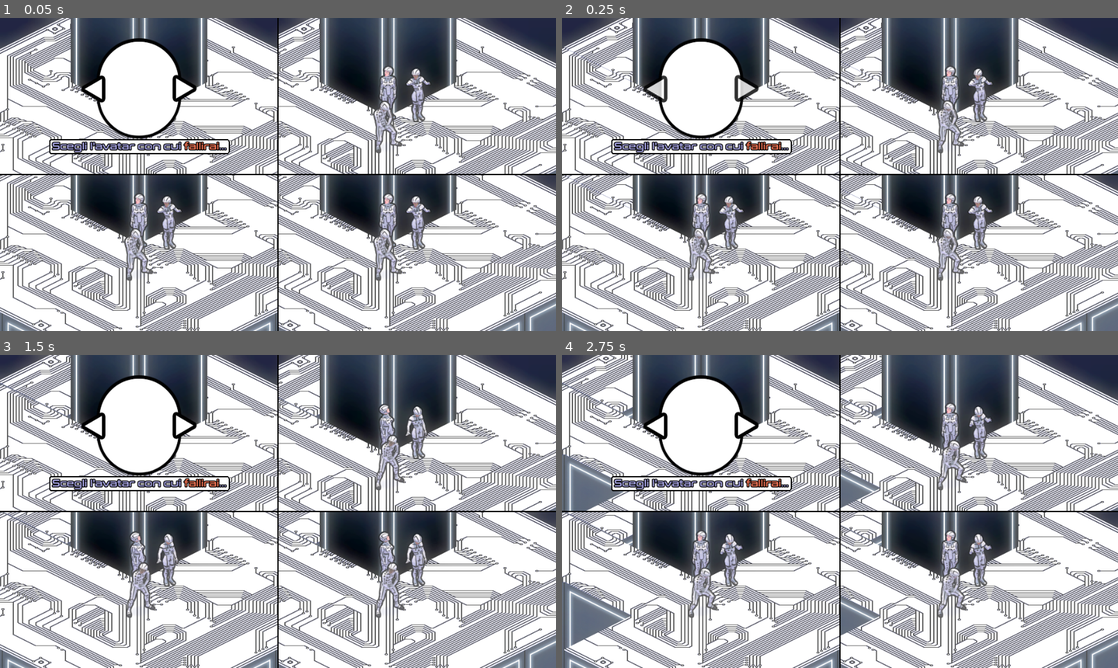
Above: before the commit, frames 1-4 (two rows, left to right).
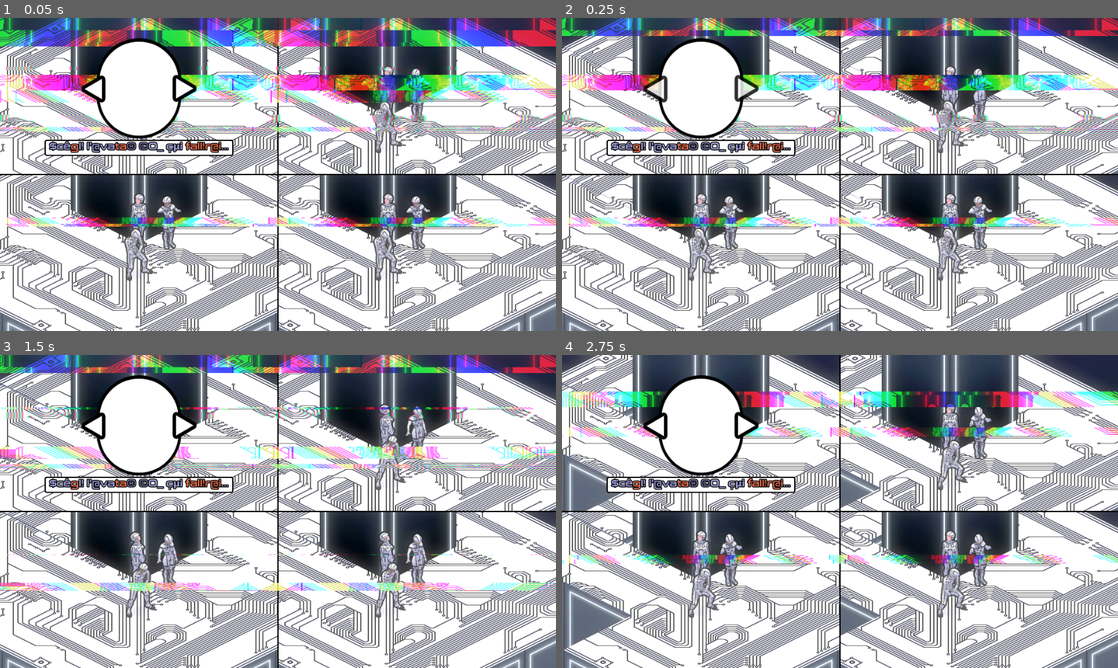
Above: after the commit, the same moments.

Repository: DomestiqueBaston/ERRORE_404_SPRINT_NON_TROVATO
Game: Godot game, scene res://SCENE_AND_SCRIPT/TMP/Test_Split_Screen.tscn
Two runs of this game, one before a commit and one after it. Both use one fixed random seed, a clock stepped at 60 frames per second and the inputs below. The project has no main scene, so this scene is started directly.
Inputs:
- Up to frame 1 (0.05 s): no input
- Up to frame 2 (0.25 s): no input
- Up to frame 3 (1.5 s): hold Right (ui_right) 0.53-1.28 s; hold Down (ui_down) from 1.28 s (still down)
- Up to frame 4 (2.75 s): release Down (ui_down) at 2.03 s; hold Right (ui_right) from 2.03 s (still down)

The runs differ from the first frame. In frame 1, 18% of the frame differs, in the area x 0-100%, y 0-67%; in frame 2, 13%; in frame 3, 12%; in frame 4, 8.3%.

Commit message:
Tweaks...

Diff:
--- a/SCENE_AND_SCRIPT/Portraits.tscn
+++ b/SCENE_AND_SCRIPT/Portraits.tscn
@@ -17,10 +17,10 @@
 shader_parameter/shake_block_size = 15.0
 shader_parameter/shake_color_rate = 0.002000000095
 
-[sub_resource type="StyleBoxFlat" id="StyleBoxFlat_8cymr"]
+[sub_resource type="StyleBoxFlat" id="StyleBoxFlat_q0tq6"]
 content_margin_left = 3.0
-content_margin_top = 3.0
-content_margin_bottom = 3.0
+content_margin_top = 1.0
+content_margin_bottom = 4.0
 bg_color = Color(1, 1, 1, 1)
 border_width_left = 2
 border_width_top = 2
@@ -516,25 +516,26 @@
 offset_bottom = 135.0
 metadata/_edit_lock_ = true
 
-[node name="Message" type="RichTextLabel" parent="Announce" unique_id=715278946]
+[node name="Message" type="RichTextLabel" parent="Announce" unique_id=519191263]
 layout_mode = 1
 anchors_preset = 8
 anchor_left = 0.5
 anchor_top = 0.5
 anchor_right = 0.5
 anchor_bottom = 0.5
-offset_left = -155.5
-offset_top = 74.5
-offset_right = 156.0
-offset_bottom = 99.5
+offset_left = -163.0
+offset_top = 75.0
+offset_right = 163.0
+offset_bottom = 103.0
 grow_horizontal = 2
 grow_vertical = 2
+theme_override_colors/default_color = Color(0.6431373, 0.63529414, 0.8745098, 1)
 theme_override_constants/outline_size = 6
 theme_override_fonts/normal_font = ExtResource("4_dpf0i")
 theme_override_font_sizes/normal_font_size = 16
-theme_override_styles/normal = SubResource("StyleBoxFlat_8cymr")
+theme_override_styles/normal = SubResource("StyleBoxFlat_q0tq6")
 bbcode_enabled = true
-text = "[color=#a4a2df]Scegli l'avatar con cui [color=#ed7252]fallirai[/color]...[/color]"
+text = "$cê[color=#ed7252]g[/color]l! l'@va[color=#ed7252]ta[/color]® ©O_ çµi [color=#ed7252]fall!r@i[/color]..."
 fit_content = true
 horizontal_alignment = 1
 vertical_alignment = 1
--- a/SCENE_AND_SCRIPT/Settings.tscn
+++ b/SCENE_AND_SCRIPT/Settings.tscn
@@ -14,6 +14,7 @@
 [ext_resource type="AudioStream" uid="uid://cktcpy2nxvdj8" path="res://SOUND/FX/Crackling_Noise_K.ogg" id="13_1skkq"]
 [ext_resource type="Script" uid="uid://dd6brr6ksot15" path="res://SCENE_AND_SCRIPT/Title_Alert.gd" id="13_wgd1c"]
 [ext_resource type="AudioStream" uid="uid://bvu0qgcdq4x2w" path="res://SOUND/FX/Short_Beep_High.ogg" id="14_sobyg"]
+[ext_resource type="PackedScene" path="res://SCENE_AND_SCRIPT/Music.tscn" id="15_sobyg"]
 
 [sub_resource type="Environment" id="Environment_wgd1c"]
 background_mode = 3
@@ -205,7 +206,7 @@
 tracks/0/interp = 1
 tracks/0/loop_wrap = true
 tracks/0/keys = {
-"times": PackedFloat32Array(0, 0.2, 0.8333333, 1),
+"times": PackedFloat32Array(0, 0.23333333, 0.8333333, 1),
 "transitions": PackedFloat32Array(1, 1, 1, 1),
 "update": 0,
 "values": [Color(1, 1, 1, 1), Color(1, 1, 1, 1), Color(1, 1, 1, 0), Color(1, 1, 1, 0)]
@@ -257,8 +258,8 @@
 offset_top = -66.0
 offset_right = 921.0
 offset_bottom = -17.0
-text = "Il faudra penser à connecter les curseurs aussi aux manettes. Haut et bas pour passer d'un curseur à l'autre et droite et
-gauche pour changer les valeurs."
+text = "Il faudra penser à \"connecter\" les curseurs aussi aux manettes.
+Haut et bas pour passer d'un curseur à l'autre et droite et gauche pour changer les valeurs."
 metadata/_edit_lock_ = true
 
 [node name="Impostazioni" type="Control" parent="." unique_id=1157028759]
@@ -1017,7 +1018,6 @@
 offset_right = 960.0
 offset_bottom = 540.0
 script = ExtResource("13_wgd1c")
-blink_timeout = 1.0
 metadata/_edit_lock_ = true
 
 [node name="Info_Settings" type="RichTextLabel" parent="Info_Overlay" unique_id=1219377438]
@@ -1042,7 +1042,8 @@
 theme_override_font_sizes/normal_font_size = 16
 theme_override_styles/normal = SubResource("StyleBoxFlat_e6nj5")
 bbcode_enabled = true
-text = "[color=#70cb10]A[/color] per [color=#70cb10]rimpianto[/color], [color=#cb5030]B[/color] per [color=#cb5030]cancellare[/color]…"
+text = "[color=#70cb10]A[/color] p€r [color=#70cb10]Sprint//Avvio[/color][…][color=#70cb10]Pronto[/color]?
+[color=#cb5030]B[/color] pe® [color=#cb5030]CaN©êlL@r€[/color]…"
 fit_content = true
 horizontal_alignment = 1
 vertical_alignment = 1
@@ -1055,3 +1056,7 @@
 volume_db = -15.0
 autoplay = true
 bus = &"FX_WET"
+
+[node name="Music" parent="." unique_id=524227096 instance=ExtResource("15_sobyg")]
+
+[editable path="Music"]
--- a/SCENE_AND_SCRIPT/TMP/Test_Split_Screen.tscn
+++ b/SCENE_AND_SCRIPT/TMP/Test_Split_Screen.tscn
@@ -1062,7 +1062,6 @@
 
 [node name="Death" type="Control" parent="Frames/Bugs_01" unique_id=869063107]
 visible = false
-modulate = Color(1, 1, 1, 0.26872498)
 anchors_preset = 0
 offset_right = 480.0
 offset_bottom = 270.0
@@ -1075,22 +1074,22 @@
 anchor_top = 0.5
 anchor_right = 0.5
 anchor_bottom = 0.5
-offset_left = -155.5
+offset_left = -163.5
 offset_top = -15.0
-offset_right = 155.5
-offset_bottom = 15.0
-grow_horizontal = 2
-grow_vertical = 2
+offset_right = 165.0
+offset_bottom = 11.0
+grow_horizontal = 2
+grow_vertical = 2
+theme_override_colors/default_color = Color(0.6431373, 0.63529414, 0.8745098, 1)
 theme_override_constants/outline_size = 6
 theme_override_fonts/normal_font = ExtResource("31_nkbw3")
 theme_override_font_sizes/normal_font_size = 16
 theme_override_styles/normal = SubResource("StyleBoxFlat_nkbw3")
 bbcode_enabled = true
-text = "[color=#a4a2df]Fine di linea:[/color] [color=#ed7252]utente eliminato![/color]"
+text = "F!n[color=#ed7252]e[/color] di line@: [color=#ed7252]u7ènt[/color]e 3L[color=#ed7252]im!natø[/color]!"
 fit_content = true
 horizontal_alignment = 1
 vertical_alignment = 1
-metadata/_edit_lock_ = true
 
 [node name="Bugs_02" type="Control" parent="Frames" unique_id=592369790]
 custom_minimum_size = Vector2(480, 270)
@@ -1156,35 +1155,34 @@
 
 [node name="Death" type="Control" parent="Frames/Bugs_02" unique_id=692485606]
 visible = false
-modulate = Color(1, 1, 1, 0.26872498)
 anchors_preset = 0
 offset_right = 480.0
 offset_bottom = 270.0
 metadata/_edit_lock_ = true
 
-[node name="Message" type="RichTextLabel" parent="Frames/Bugs_02/Death" unique_id=1654844519]
+[node name="Message" type="RichTextLabel" parent="Frames/Bugs_02/Death" unique_id=56449001]
 layout_mode = 1
 anchors_preset = 8
 anchor_left = 0.5
 anchor_top = 0.5
 anchor_right = 0.5
 anchor_bottom = 0.5
-offset_left = -155.5
+offset_left = -163.5
 offset_top = -15.0
-offset_right = 155.5
-offset_bottom = 15.0
-grow_horizontal = 2
-grow_vertical = 2
+offset_right = 165.0
+offset_bottom = 11.0
+grow_horizontal = 2
+grow_vertical = 2
+theme_override_colors/default_color = Color(0.6431373, 0.63529414, 0.8745098, 1)
 theme_override_constants/outline_size = 6
 theme_override_fonts/normal_font = ExtResource("31_nkbw3")
 theme_override_font_sizes/normal_font_size = 16
 theme_override_styles/normal = SubResource("StyleBoxFlat_nkbw3")
 bbcode_enabled = true
-text = "[color=#a4a2df]Fine di linea:[/color] [color=#ed7252]utente eliminato![/color]"
+text = "F!n[color=#ed7252]e[/color] di line@: [color=#ed7252]u7ènt[/color]e 3L[color=#ed7252]im!natø[/color]!"
 fit_content = true
 horizontal_alignment = 1
 vertical_alignment = 1
-metadata/_edit_lock_ = true
 
 [node name="Bugs_03" type="Control" parent="Frames" unique_id=640770387]
 custom_minimum_size = Vector2(480, 270)
@@ -1250,35 +1248,34 @@
 
 [node name="Death" type="Control" parent="Frames/Bugs_03" unique_id=1435042299]
 visible = false
-modulate = Color(1, 1, 1, 0.26872498)
 anchors_preset = 0
 offset_right = 480.0
 offset_bottom = 270.0
 metadata/_edit_lock_ = true
 
-[node name="Message" type="RichTextLabel" parent="Frames/Bugs_03/Death" unique_id=91132253]
+[node name="Message" type="RichTextLabel" parent="Frames/Bugs_03/Death" unique_id=1753743630]
 layout_mode = 1
 anchors_preset = 8
 anchor_left = 0.5
 anchor_top = 0.5
 anchor_right = 0.5
 anchor_bottom = 0.5
-offset_left = -155.5
+offset_left = -163.5
 offset_top = -15.0
-offset_right = 155.5
-offset_bottom = 15.0
-grow_horizontal = 2
-grow_vertical = 2
+offset_right = 165.0
+offset_bottom = 11.0
+grow_horizontal = 2
+grow_vertical = 2
+theme_override_colors/default_color = Color(0.6431373, 0.63529414, 0.8745098, 1)
 theme_override_constants/outline_size = 6
 theme_override_fonts/normal_font = ExtResource("31_nkbw3")
 theme_override_font_sizes/normal_font_size = 16
 theme_override_styles/normal = SubResource("StyleBoxFlat_nkbw3")
 bbcode_enabled = true
-text = "[color=#a4a2df]Fine di linea:[/color] [color=#ed7252]utente eliminato![/color]"
+text = "F!n[color=#ed7252]e[/color] di line@: [color=#ed7252]u7ènt[/color]e 3L[color=#ed7252]im!natø[/color]!"
 fit_content = true
 horizontal_alignment = 1
 vertical_alignment = 1
-metadata/_edit_lock_ = true
 
 [node name="Bugs_04" type="Control" parent="Frames" unique_id=189187206]
 custom_minimum_size = Vector2(480, 270)
@@ -1345,35 +1342,34 @@
 
 [node name="Death" type="Control" parent="Frames/Bugs_04" unique_id=917885689]
 visible = false
-modulate = Color(1, 1, 1, 0.26872498)
 anchors_preset = 0
 offset_right = 480.0
 offset_bottom = 270.0
 metadata/_edit_lock_ = true
 
-[node name="Message" type="RichTextLabel" parent="Frames/Bugs_04/Death" unique_id=765053341]
+[node name="Message" type="RichTextLabel" parent="Frames/Bugs_04/Death" unique_id=414195370]
 layout_mode = 1
 anchors_preset = 8
 anchor_left = 0.5
 anchor_top = 0.5
 anchor_right = 0.5
 anchor_bottom = 0.5
-offset_left = -155.5
+offset_left = -163.5
 offset_top = -15.0
-offset_right = 155.5
-offset_bottom = 15.0
-grow_horizontal = 2
-grow_vertical = 2
+offset_right = 165.0
+offset_bottom = 11.0
+grow_horizontal = 2
+grow_vertical = 2
+theme_override_colors/default_color = Color(0.6431373, 0.63529414, 0.8745098, 1)
 theme_override_constants/outline_size = 6
 theme_override_fonts/normal_font = ExtResource("31_nkbw3")
 theme_override_font_sizes/normal_font_size = 16
 theme_override_styles/normal = SubResource("StyleBoxFlat_nkbw3")
 bbcode_enabled = true
-text = "[color=#a4a2df]Fine di linea:[/color] [color=#ed7252]utente eliminato![/color]"
+text = "F!n[color=#ed7252]e[/color] di line@: [color=#ed7252]u7ènt[/color]e 3L[color=#ed7252]im!natø[/color]!"
 fit_content = true
 horizontal_alignment = 1
 vertical_alignment = 1
-metadata/_edit_lock_ = true
 
 [node name="Black_Frames" type="Control" parent="Frames" unique_id=1686618486]
 layout_mode = 3
@@ -1395,7 +1391,6 @@
 metadata/_edit_lock_ = true
 
 [node name="Info_Win_Lose_Overlay" type="Control" parent="Frames" unique_id=1735657927]
-visible = false
 layout_mode = 3
 anchors_preset = 0
 offset_right = 960.0
@@ -1431,7 +1426,7 @@
 theme_override_font_sizes/font_size = 100
 text = "erЯ0r3 Ao4:
 vi7t0rIa
-noN
+nøN
 4ù7oriZz47a…"
 horizontal_alignment = 1
 vertical_alignment = 1
@@ -1451,7 +1446,7 @@
 theme_override_font_sizes/font_size = 100
 text = "erЯ0r3 Ao4:
 vi7t0rIa
-noN
+nøN
 4ù7oriZz47a…"
 horizontal_alignment = 1
 vertical_alignment = 1
@@ -1490,10 +1485,10 @@
 theme_override_constants/shadow_outline_size = 34
 theme_override_fonts/font = ExtResource("31_nkbw3")
 theme_override_font_sizes/font_size = 100
-text = "Ultimo utente
-eliminato.
-
-Prevedibile..."
+text = "Ultim° uTent3
+elim!na7ø.
+
+pЯ_véd!biLe..."
 horizontal_alignment = 1
 vertical_alignment = 1
 metadata/_edit_lock_ = true
@@ -1510,10 +1505,10 @@
 theme_override_constants/line_spacing = -24
 theme_override_fonts/font = ExtResource("31_nkbw3")
 theme_override_font_sizes/font_size = 100
-text = "Ultimo utente
-eliminato.
-
-Prevedibile..."
+text = "Ultim° uTent3
+elim!na7ø.
+
+pЯ_véd!biLe..."
 horizontal_alignment = 1
 vertical_alignment = 1
 metadata/_edit_lock_ = true
@@ -1526,6 +1521,7 @@
 metadata/_edit_lock_ = true
 
 [node name="Glitches" type="Control" parent="Frames/Info_Win_Lose_Overlay" unique_id=1057999679]
+visible = false
 anchors_preset = 0
 offset_right = 960.0
 offset_bottom = 540.0
@@ -1576,7 +1572,7 @@
 theme_override_font_sizes/normal_font_size = 16
 theme_override_styles/normal = SubResource("StyleBoxFlat_sf4qo")
 bbcode_enabled = true
-text = "[color=#cb5030]A[/color] per una nuova [color=#cb5030]umiliazione[/color]… e per il mio [color=#cb5030]divertimento[/color]."
+text = "[color=#cb5030]A[/color] p€r [color=#70cb10]u[/color]n@ nµovà [color=#cb5030]u[color=#70cb10]mi[/color]l!@zi0ne[/color]… € pe® !l m[color=#cb5030]io d[/color][color=#70cb10]ivèrt!m€nto[/color]."
 fit_content = true
 autowrap_mode = 0
 horizontal_alignment = 1
@@ -1597,9 +1593,6 @@
 offset_right = 240.0
 offset_bottom = 135.0
 
-[node name="Her_Him" parent="Frames/Portraits/Frame/BG" parent_id_path=PackedInt32Array(461730405, 847994713) index="0" unique_id=1114499252]
-offset = Vector2(0, -13)
-
 [node name="Animation_Overlays" type="AnimationPlayer" parent="Frames" unique_id=1392428684]
 root_node = NodePath("../Bugs_01/Death")
 libraries/ = SubResource("AnimationLibrary_eou1j")
@@ -1613,5 +1606,4 @@
 
 [editable path="Runners/Top_Runners/Left_Runner/Runner_SubViewport/Runner"]
 [editable path="Runners/Bottom_Runners/Right_Runner/Runner_SubViewport/To_Change"]
-[editable path="Frames/Portraits"]
 [editable path="Music"]
--- a/SCENE_AND_SCRIPT/Title.tscn
+++ b/SCENE_AND_SCRIPT/Title.tscn
@@ -173,7 +173,7 @@
 shader_parameter/opacity = 0.10000000475
 
 [sub_resource type="StyleBoxFlat" id="StyleBoxFlat_aa5oj"]
-content_margin_left = 6.0
+content_margin_left = 8.0
 content_margin_top = 6.0
 content_margin_right = 6.0
 content_margin_bottom = 5.0
@@ -421,6 +421,7 @@
 offset_right = 960.0
 offset_bottom = 540.0
 script = ExtResource("14_ykdlm")
+blink_timeout = 5.0
 metadata/_edit_lock_ = true
 
 [node name="Info_Start" type="RichTextLabel" parent="Graphics/Info_Overlay" unique_id=1381950875]
@@ -430,13 +431,13 @@
 anchor_top = 1.0
 anchor_right = 0.5
 anchor_bottom = 1.0
-offset_left = -197.0
-offset_top = -66.0
-offset_right = 197.0
+offset_left = -118.0
+offset_top = -89.0
+offset_right = 120.0
 offset_bottom = -35.0
 grow_horizontal = 2
 grow_vertical = 0
-theme_override_colors/default_color = Color(0.92156863, 0.4392157, 0.3137255, 1)
+theme_override_colors/default_color = Color(0.6784314, 0.6666667, 0.8627451, 1)
 theme_override_colors/font_outline_color = Color(0, 0, 0, 1)
 theme_override_constants/shadow_offset_x = 0
 theme_override_constants/shadow_offset_y = 0
@@ -445,7 +446,8 @@
 theme_override_font_sizes/normal_font_size = 16
 theme_override_styles/normal = SubResource("StyleBoxFlat_aa5oj")
 bbcode_enabled = true
-text = "Dai, premi qualcosa, in nome del PCP!"
+text = "[color=#70cb10]B[/color]as[color=#70cb10]h://[/color] $pri[color=#cb5030]nt[[/color]_]: 40[color=#70cb10]4[/color]!
+[color=#cb5030]Pr[/color]_[color=#70cb10]M[color=#cb5030]i[/color] q[/color]µ@lc[color=#70cb10]°[/color][color=#cb5030]$à[/color]!"
 fit_content = true
 horizontal_alignment = 1
 vertical_alignment = 1
